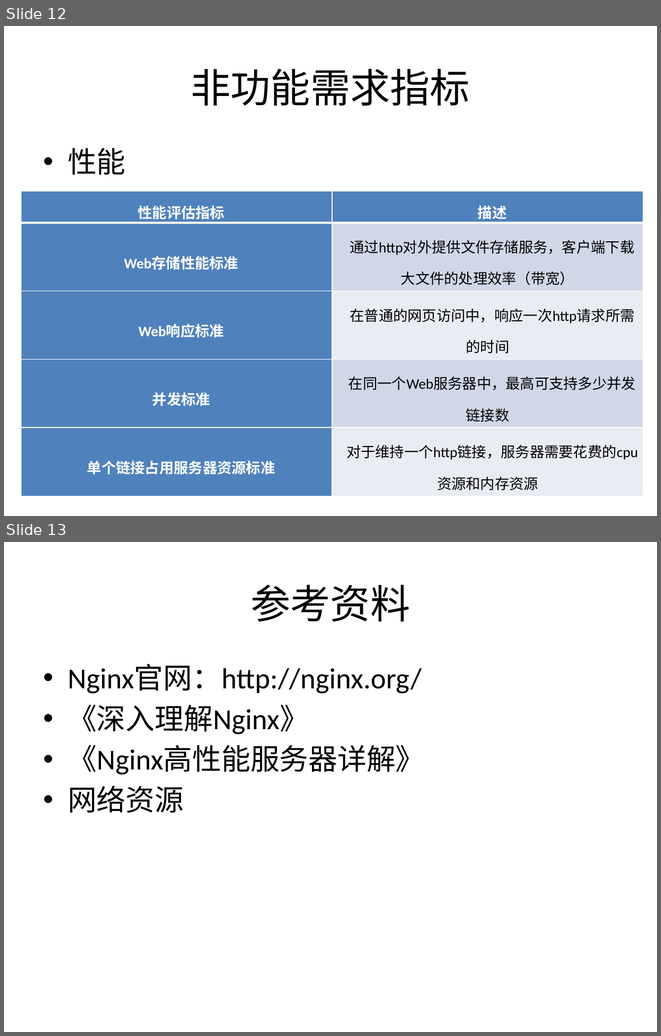
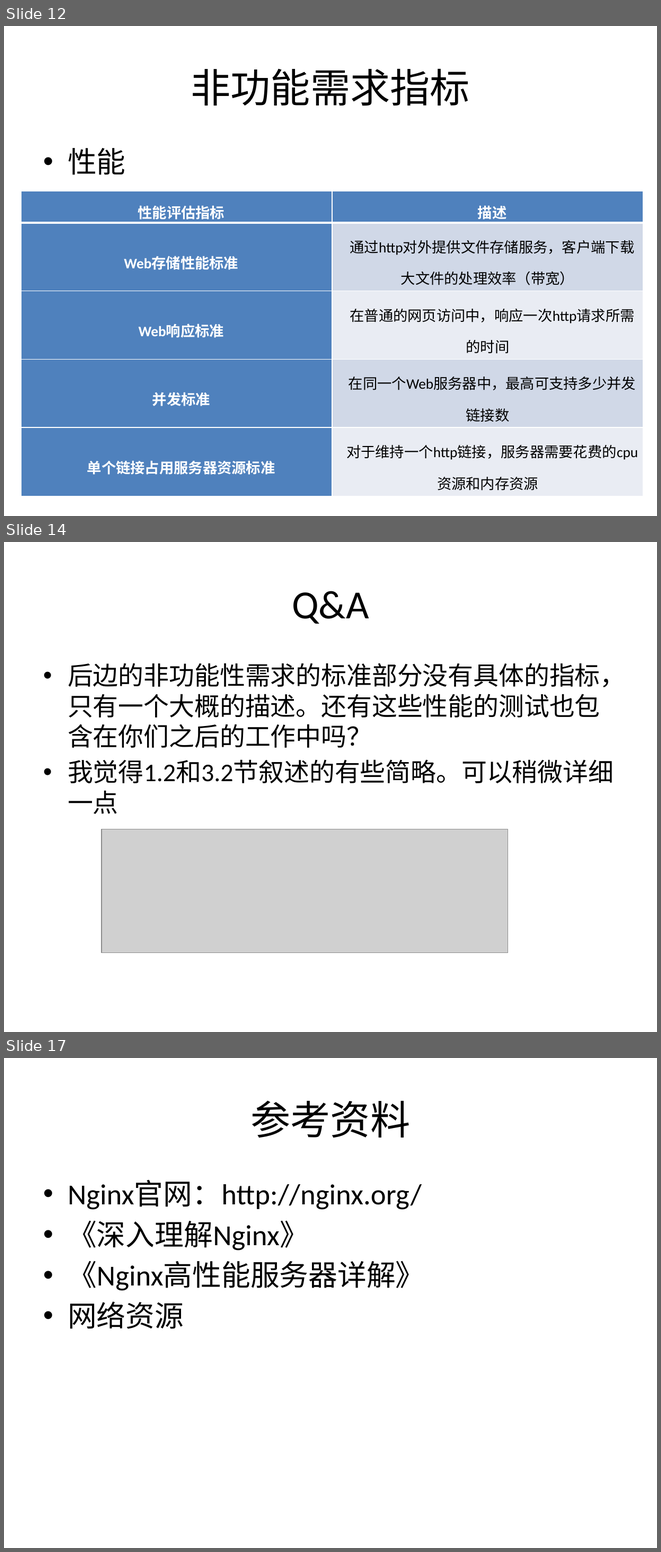
Before and after one commit to bhsei/16TeamC, a slide deck: 2.项目PPT/需求2.0PPT.pptx. Shown one above the other, each under a label of ours: slides 12 and 13 before the commit, slides 12, 14 and 17 after it; the slides between them are not shown. The pictures are 661x1036 and 661x1552 pixels, drawn with LibreOffice and Linux fonts; fonts in the diff are those of the drawing; grey boxes stand for pictures. Boxes give left, top, right and bottom in pixels: in the first picture for what was removed or moved away, otherwise in the second. Text is boxed around its words. In the diff, an @@ line names an element or a change of style, - is before the commit and + after.

```diff
--- a/2.项目PPT/需求2.0PPT.pptx
+++ b/2.项目PPT/需求2.0PPT.pptx
@@ slide 14 added at <box>4,542,657,1032</box>, background #FFFFFF @@
@@ title added at <box>292,591,369,624</box>, 44 pt, text #000000 @@
+Q&A
@@ text added at <box>68,663,626,814</box>, 28 pt, text #000000 @@
+• 后边的非功能性需求的标准部分没有具体的指标，只有一个大概的描述。还有这些性能的测试也包含在你们之后的工作中吗？
+• 我觉得1.2和3.2节叙述的有些简略。可以稍微详细一点
@@ picture added at <box>102,829,508,953</box> @@
@@ what was slide 13 is now slide 17 @@
```
Also in this commit, not shown: 3 other slides added, 1 other file.
